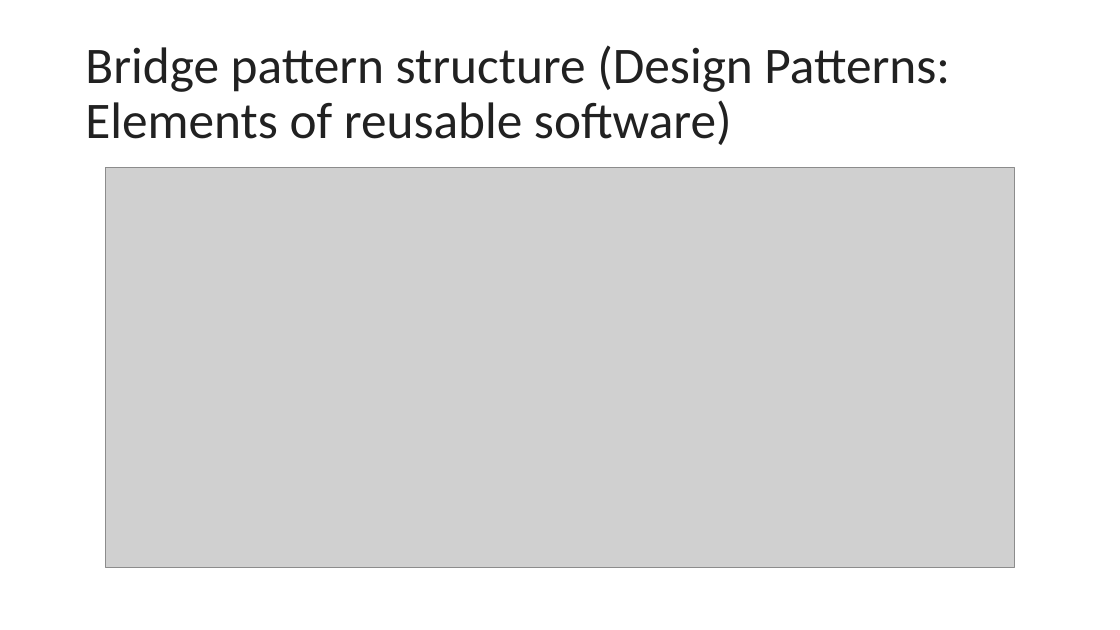
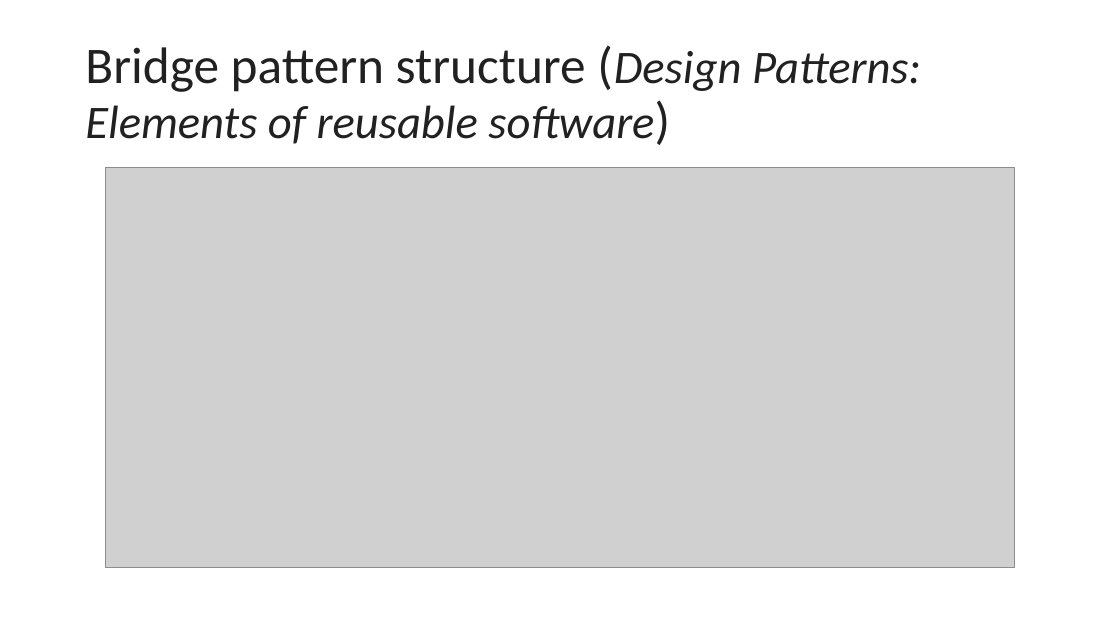
Before and after one commit to tomkasp/blog-posts, a slide deck: slide 3 of Prezentacja.pptx. Drawn at 1120x630 pixels with LibreOffice and Linux fonts; fonts in the diff are those of the drawing; grey boxes stand for pictures. Boxes give left, top, right and bottom in pixels: in the first picture for what was removed or moved away, otherwise in the second. Text is boxed around its words. In the diff, an @@ line names an element or a change of style, - is before the commit and + after.

```diff
--- a/Prezentacja.pptx
+++ b/Prezentacja.pptx
@@ title "Bridge pattern structure (Design Patterns: ..." at <box>85,47,921,144</box>: size 44 to 40 pt, italic on in "(Design Patterns: Elements of reusable software)" @@
```
Also in this commit, not shown: 3 other slides changed, 1 slide added.
